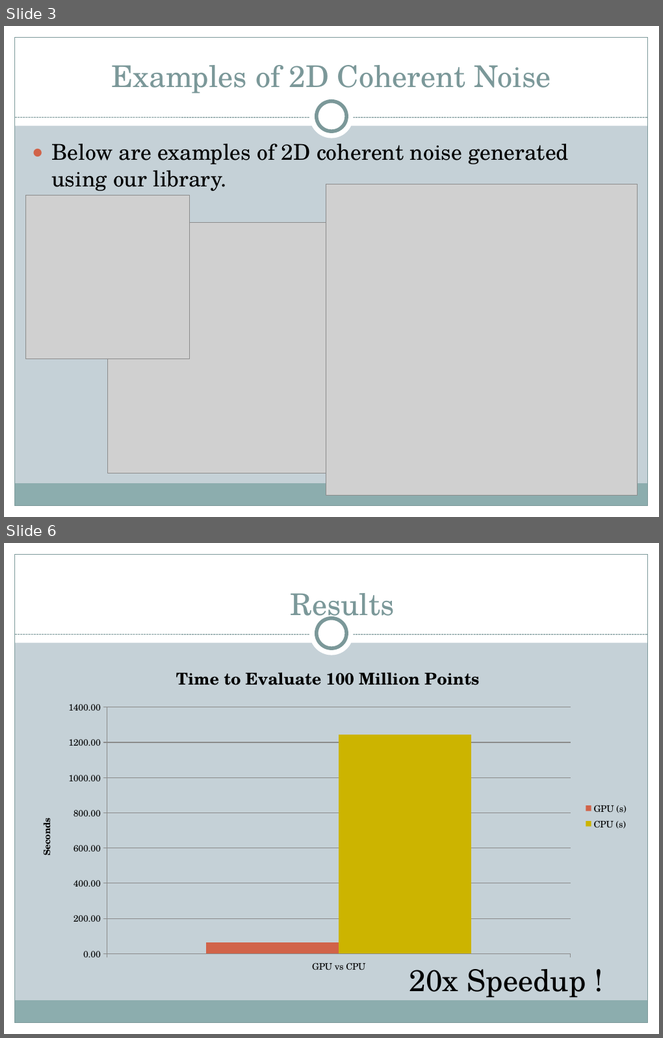
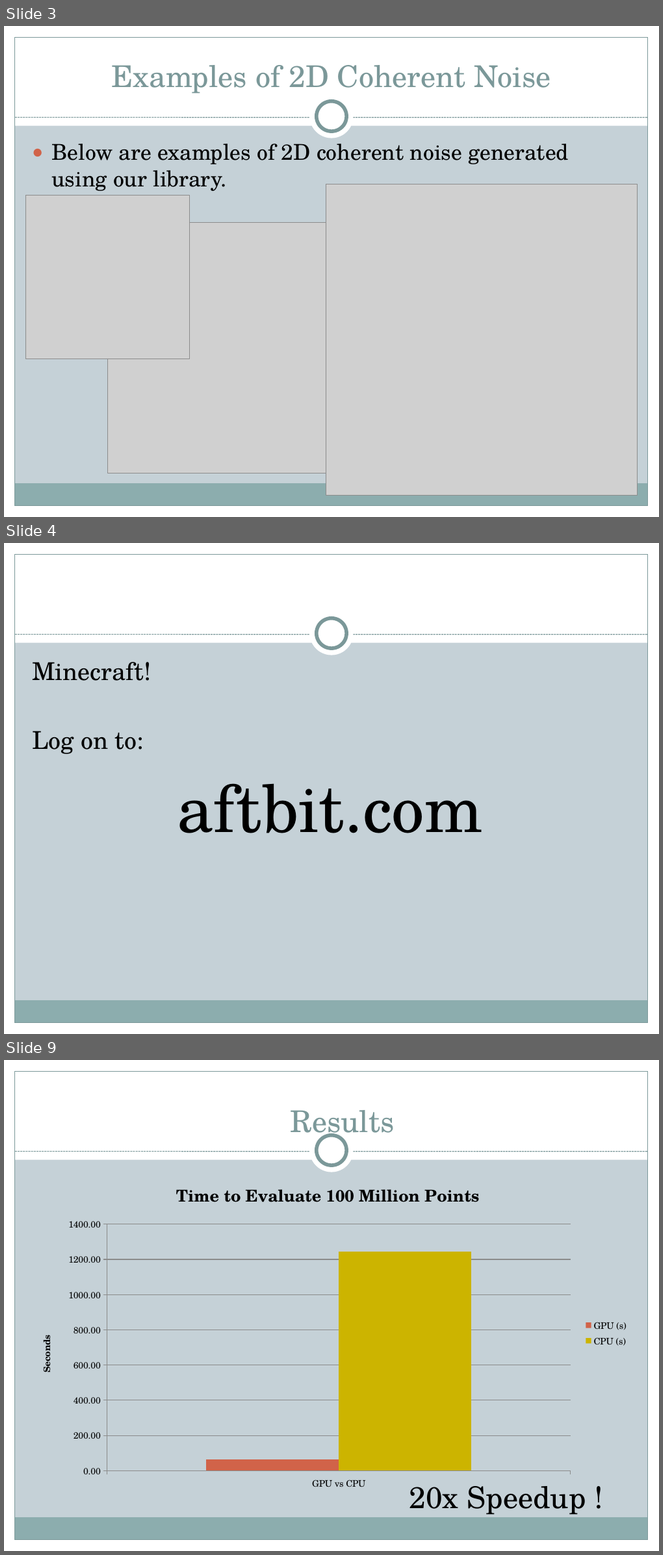
Before and after one commit to freethenation/OpenCLNoise, a slide deck: docs/Presentation.pptx. Shown one above the other, each under a label of ours: slides 3 and 6 before the commit, slides 3, 4 and 9 after it; the slides between them are not shown. The pictures are 663x1038 and 663x1555 pixels, drawn with LibreOffice and Linux fonts; fonts in the diff are those of the drawing; grey boxes stand for pictures. Boxes give left, top, right and bottom in pixels: in the first picture for what was removed or moved away, otherwise in the second. Text is boxed around its words. In the diff, an @@ line names an element or a change of style, - is before the commit and + after.

```diff
--- a/docs/Presentation.pptx
+++ b/docs/Presentation.pptx
@@ slide 4 added at [4,543,659,1034], background #C5D1D7; not listed: 9 template elements that a slide beside it also shows @@
@@ text added at [32,662,483,834], 27 pt, text #000000 @@
+Minecraft!
+Log on to:
+aftbit.com
@@ what was slide 6 is now slide 9 @@
```
Also in this commit, not shown: 3 slides changed, 3 other slides added, 1 slide removed, 5 other files.
